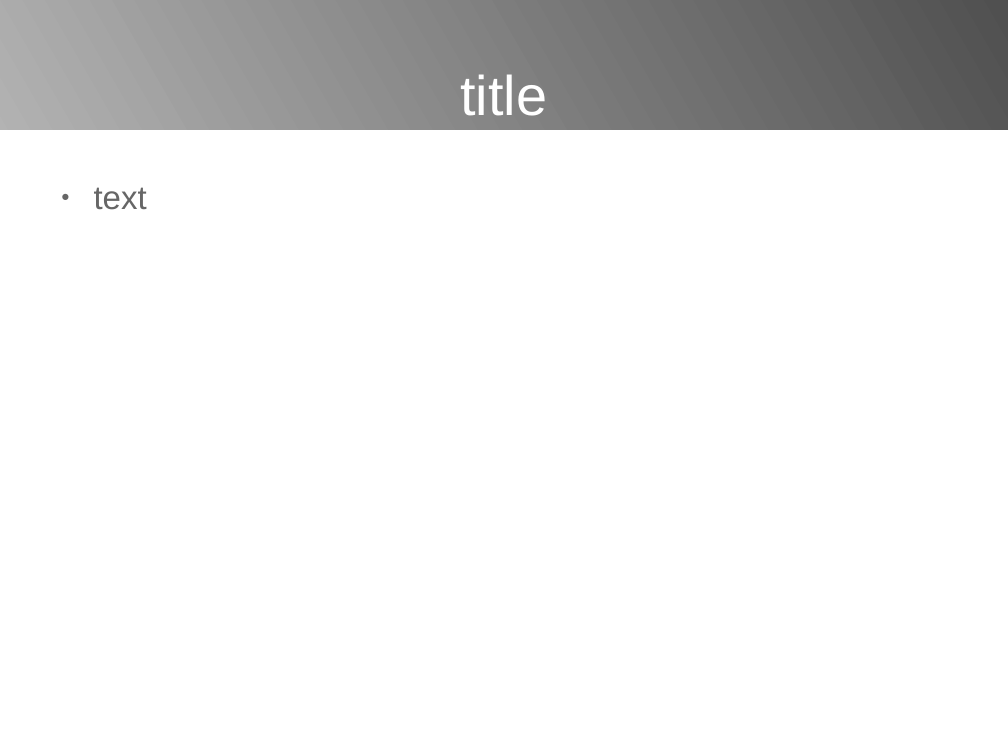
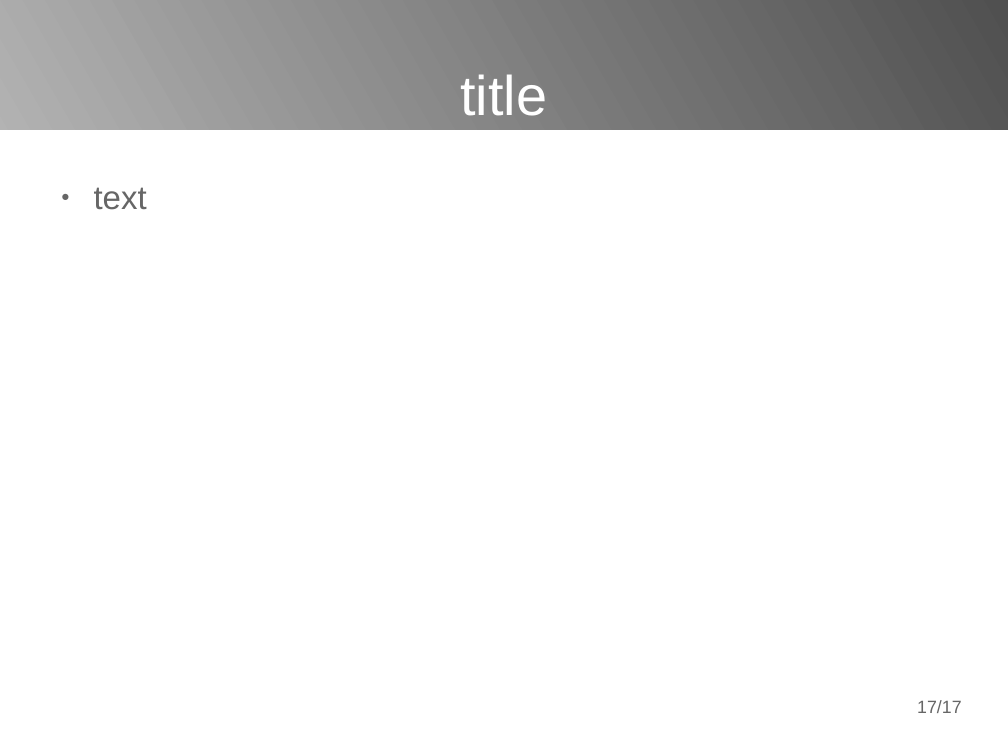
Before and after one commit to poncovka/vype-compiler, a slide deck: slide 17 of presentation/presentation.odp (slide 9 before the commit). Drawn at 1008x756 pixels with LibreOffice and Linux fonts; fonts in the diff are those of the drawing. Boxes give left, top, right and bottom in pixels: in the first picture for what was removed or moved away, otherwise in the second. Text is boxed around its words. In the diff, an @@ line names an element or a change of style, - is before the commit and + after.

```diff
--- a/presentation/presentation.odp
+++ b/presentation/presentation.odp
@@ page number added at bbox=[917, 700, 961, 713], 14 pt, text #666666 @@
+17/17
```
Also in this commit, not shown: 3 other slides changed, 12 slides added, 8 slides removed, 1 other file.
